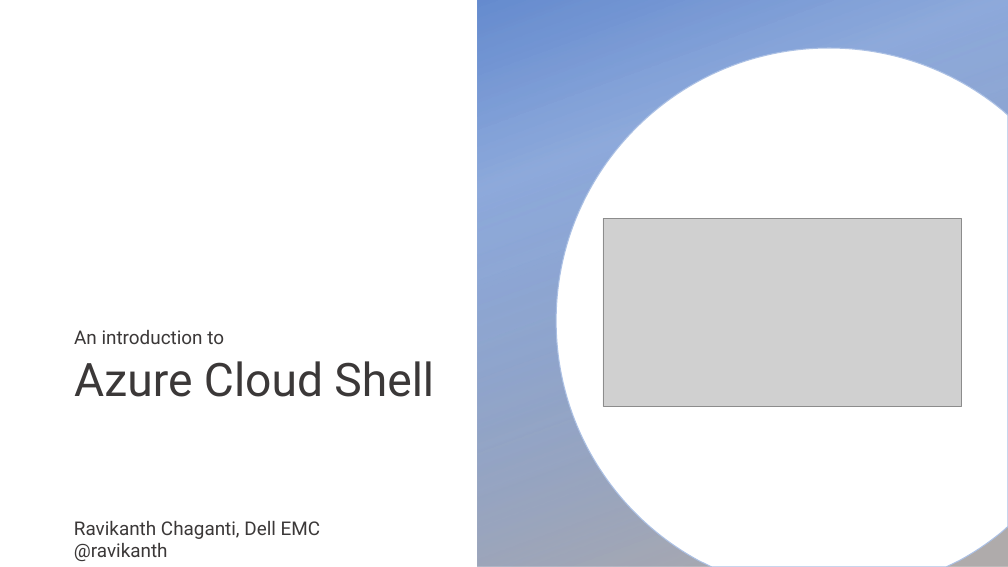
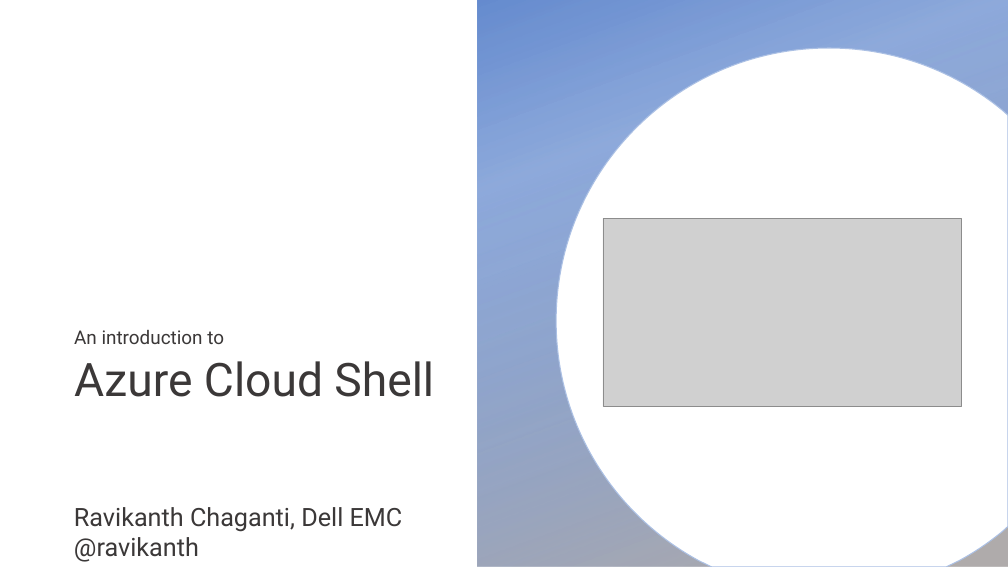
Before and after one commit to rchaganti/Presentations, a slide deck: slide 1 of BITPro10272018/Azure Cloud Shell.pptx. Drawn at 1008x567 pixels with LibreOffice and Linux fonts; fonts in the diff are those of the drawing; grey boxes stand for pictures; background and template pictures are left out. Boxes give left, top, right and bottom in pixels: in the first picture for what was removed or moved away, otherwise in the second. Text is boxed around its words. In the diff, an @@ line names an element or a change of style, - is before the commit and + after.

```diff
--- a/BITPro10272018/Azure Cloud Shell.pptx
+++ b/BITPro10272018/Azure Cloud Shell.pptx
@@ text "Ravikanth Chaganti, Dell EMC": place and size @@
-text "Ravikanth Chaganti, Dell EMC" at <box>74,521,321,561</box>
+text "Ravikanth Chaganti, Dell EMC" at <box>74,507,403,562</box>
@@ text "Ravikanth Chaganti, Dell EMC" at <box>74,507,403,562</box>: size 18 to 24 pt @@
```
Also in this commit, not shown: 1 other slide changed, 4 slides added, 4 other files.
